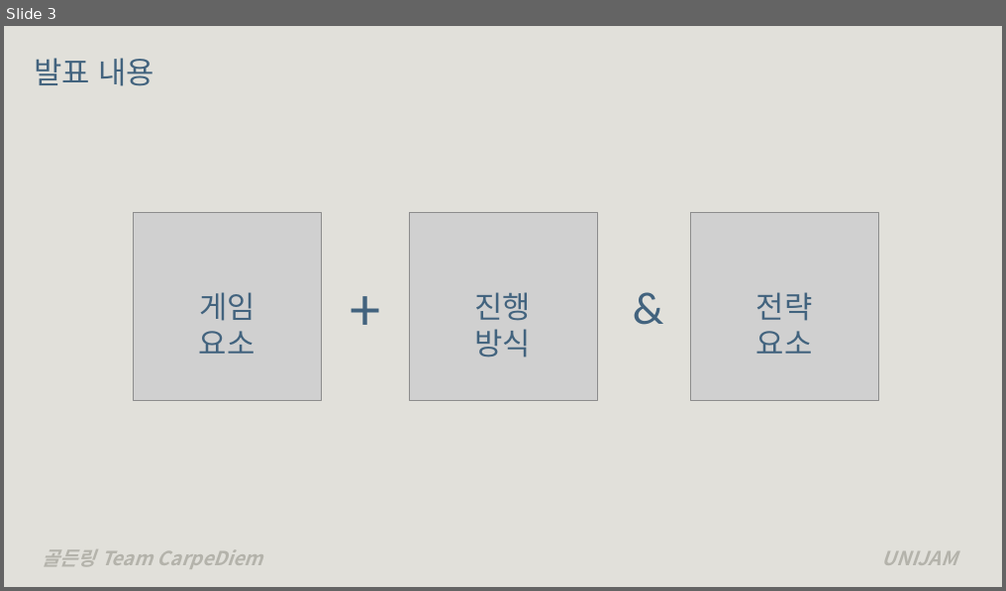
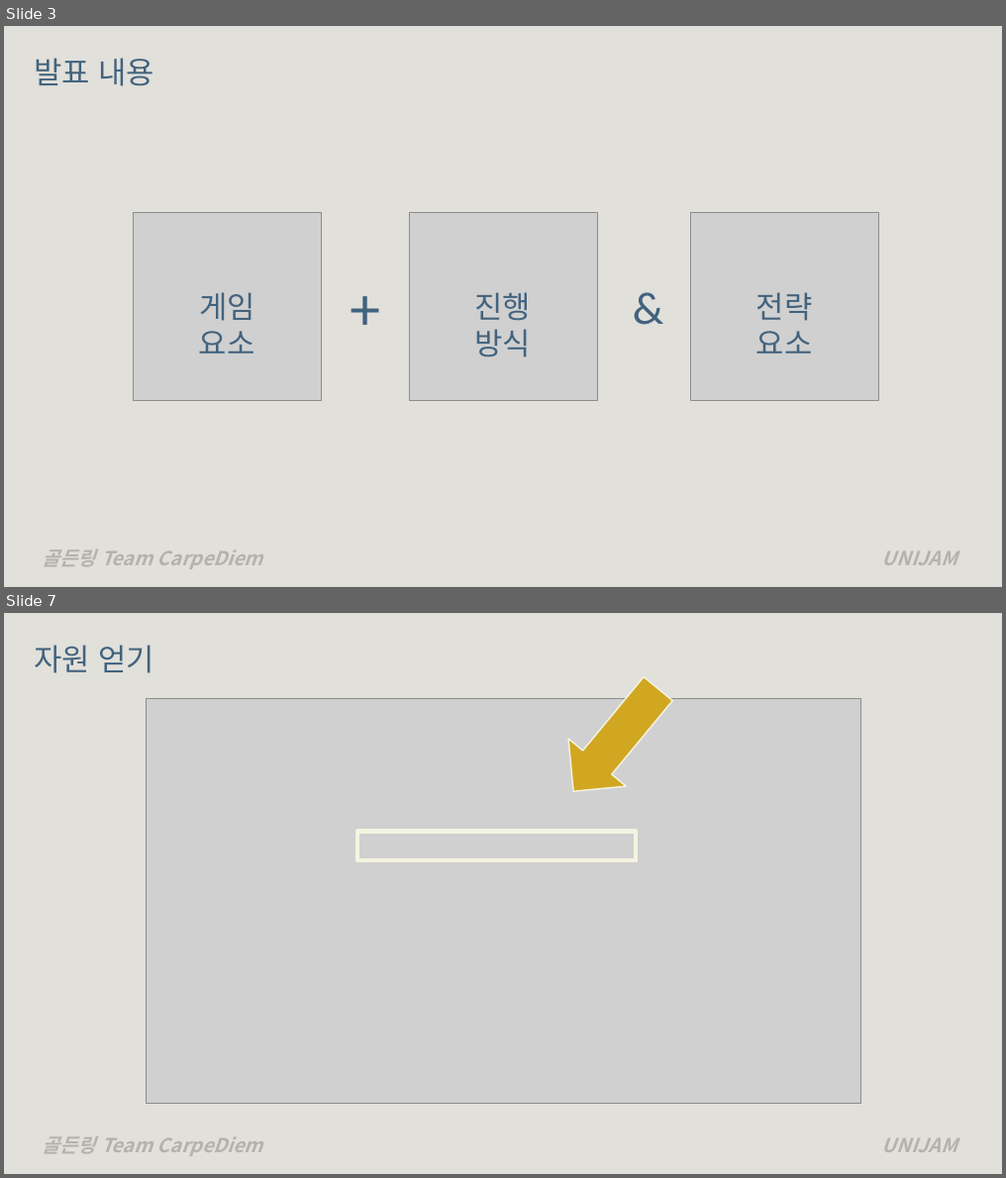
Before and after one commit to mashumairesh/CarpeDiem, a slide deck: CarpeDiem.pptx. Shown one above the other, each under a label of ours: slide 3 before the commit, slides 3 and 7 after it; the slides between them are not shown. The pictures are 1006x591 and 1006x1178 pixels, drawn with LibreOffice and Linux fonts; fonts in the diff are those of the drawing; grey boxes stand for pictures. Boxes give left, top, right and bottom in pixels: in the first picture for what was removed or moved away, otherwise in the second. Text is boxed around its words. In the diff, an @@ line names an element or a change of style, - is before the commit and + after.

```diff
--- a/CarpeDiem.pptx
+++ b/CarpeDiem.pptx
@@ slide 7 added at <box>4,613,1002,1174</box>, background #E1E0DA; not listed: 2 template elements that a slide beside it also shows @@
@@ title added at <box>34,645,155,673</box>, 44 pt, text #42637E @@
+자원 얻기
@@ down arrow added at <box>545,664,687,815</box>, fill #D1A722, outline #F5F4E1 2 pt @@
@@ picture added at <box>146,698,860,1103</box> @@
@@ rectangle added at <box>357,832,636,861</box>, outline #F5F4E1 6 pt @@
```
Also in this commit, not shown: 1 slide changed, 4 other slides added, 1 other file.
